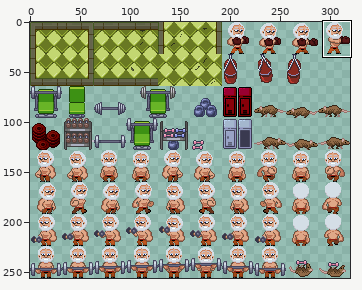
Sprite sheet, stored at src/007.png. The first picture is a wide view before the edit; the outline marks the close-up.
Close-up. The starting point:
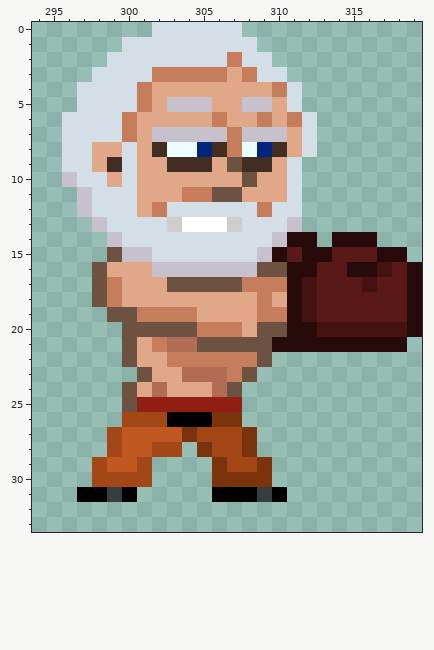
The file is 320x256 pixels. Colours within 5 levels of each other are drawn and written as one. Shown: x 294..319, y 0..33. The commit also changed other parts of the picture, which this record leaves out.
Now the later version:
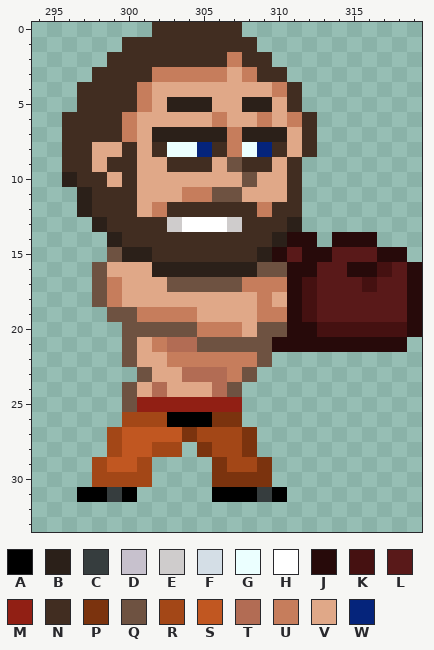
Palette (. is transparent): A #000000  B #2b2019  C #363d3e  D #c7c1cd  E #cfcccc  F #d4dee6  G #ebffff  H #ffffff  J #270a0a  K #451111  L #591919  M #911f14  N #412d21  P #7b330e  Q #6e5241  R #a34717  S #c15721  T #b26c54  U #c67d5c  V #e0a888  W #05247b
Difference:
@@ x 294..319 @@
- 0 ........FFFFFF............
- 1 ......FFFFFFFFF...........
- 2 .....FFFFFFFFUFF..........
- 3 ....FFFFUUUUUVUFF.........
- 4 ...FFFFUVVVVVVVVUF........
- 5 ...FFFFUVDDDVVDDVF........
- 6 ..FFFFUVVVVVUVVUVUF.......
- 7 ..FFFFUVDDDDDUDDDVF.......
- 8 ..FFVVFVNGGWNUGWNVF.......
- 9 ..FFVNFVVNNNVQNNVF........
-10 ..DFFVFVVVVVVVQVVF........
-11 ...DFFFVVVUUQQVVVF........
-12 ...DFFFVUFFFFFFUFF........
-13 ....DFFFFEHHHEFFFD........
-14 .....DFFFFFFFFFFDJJ.JJJ...
-15 .....QDDFFFFFFFDJLJJLLLJJ.
-16 ....QVVVDDDDDDDQQJJLLJJKLJ
+ 0 ........NNNNNN............
+ 1 ......NNNNNNNNN...........
+ 2 .....NNNNNNNNUNN..........
+ 3 ....NNNNUUUUUVUNN.........
+ 4 ...NNNNUVVVVVVVVUN........
+ 5 ...NNNNUVBBBVVBBVN........
+ 6 ..NNNNUVVVVVUVVUVUN.......
+ 7 ..NNNNUVBBBBBUBBBVN.......
+ 8 ..NNVVNVNGGWNUGWNVN.......
+ 9 ..NNVNNVVNNNVQNNVN........
+10 ..BNNVNVVVVVVVQVVN........
+11 ...BNNNVVVUUQQVVVN........
+12 ...BNNNVUNNNNNNUNN........
+13 ....BNNNNEHHHENNNB........
+14 .....BNNNNNNNNNNBJJ.JJJ...
+15 .....QBBNNNNNNNBJLJJLLLJJ.
+16 ....QVVVBBBBBBBQQJJLLJJKLJ
 17 ....QUVVVQQQQQUUUJKLLLKLLJ
Changed places in both close-ups, as pixel boxes (x1, y1, x2, y2):
changed: (62, 22, 317, 277)
